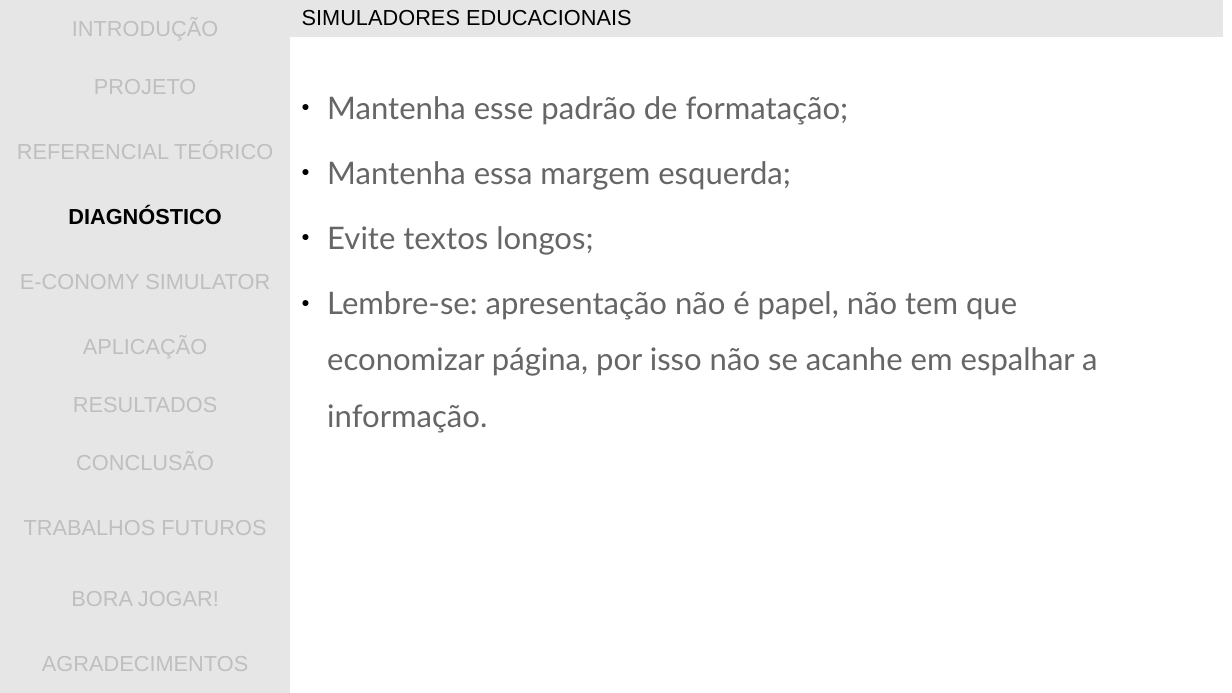
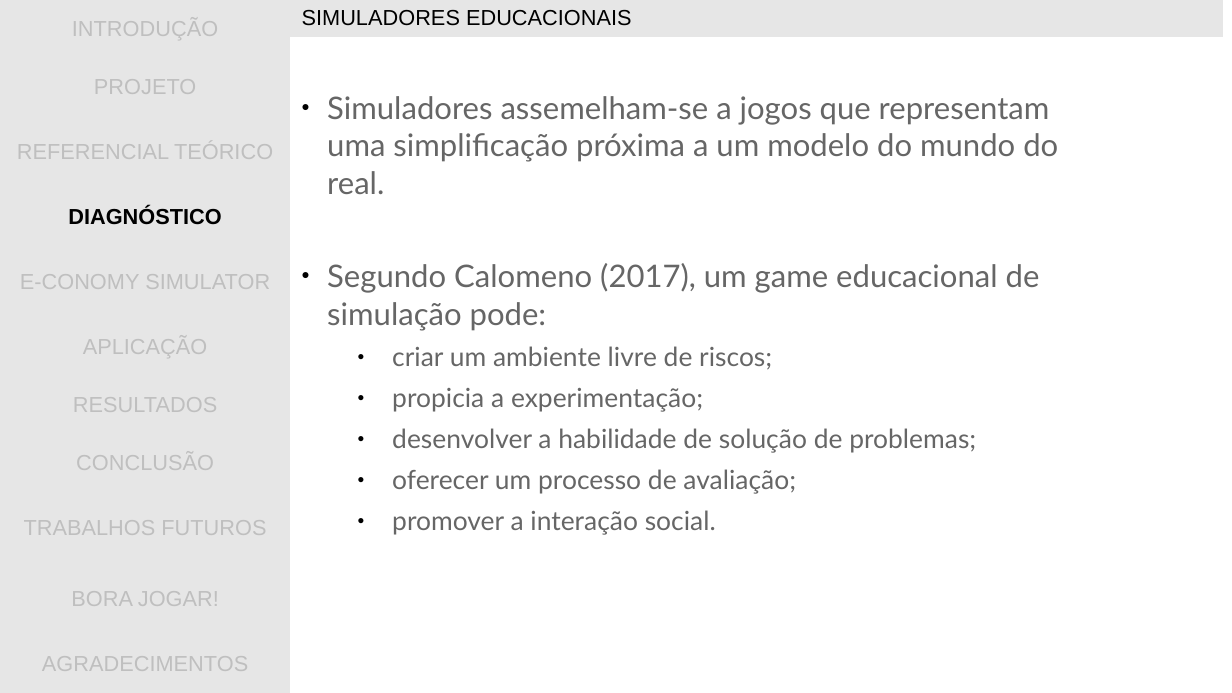
Before and after one commit to gwathsule/e-conomy-simulator, a slide deck: slide 14 of documentacao/apresentacao_tcc.ppt (slide 16 before the commit). Drawn at 1232x693 pixels with LibreOffice and Linux fonts; fonts in the diff are those of the drawing; background and template pictures are left out. Boxes give left, top, right and bottom in pixels: in the first picture for what was removed or moved away, otherwise in the second. Text is boxed around its words. In the diff, an @@ line names an element or a change of style, - is before the commit and + after.

```diff
--- a/documentacao/apresentacao_tcc.ppt
+++ b/documentacao/apresentacao_tcc.ppt
@@ text at [327, 96, 1058, 535]: text changed; size 20 to 17 pt @@
-● Mantenha esse padrão de formatação;
-● Mantenha essa margem esquerda;
-● Evite textos longos;
-● Lembre-se: apresentação não é papel, não tem que economizar página, por isso não se acanhe em espalhar a informação.
+● Simuladores assemelham-se a jogos que representam uma simplificação próxima a um modelo do mundo do real.
+● Segundo Calomeno (2017), um game educacional de simulação pode:
+  ● criar um ambiente livre de riscos;
+  ● propicia a experimentação;
+  ● desenvolver a habilidade de solução de problemas;
+  ● oferecer um processo de avaliação;
+  ● promover a interação social.
```
Also in this commit, not shown: 7 other slides changed, 2 slides added, 4 slides removed.
